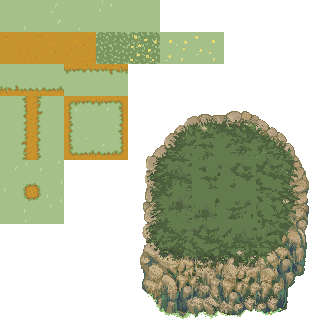
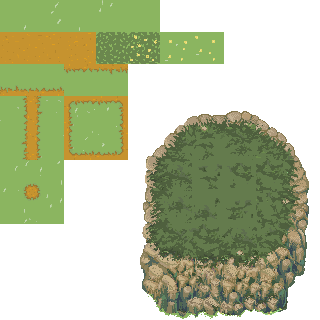
Two versions of the same layered image (320×320). Layer-by-layer changes:
painted on "Ebene 12" over [0, 0, 281, 319]
removed layer "Ebene 23" over [146, 292, 281, 319]
removed layer "Ebene 14" over [192, 32, 224, 64]
removed layer "Ebene 13" over [160, 32, 192, 64]
